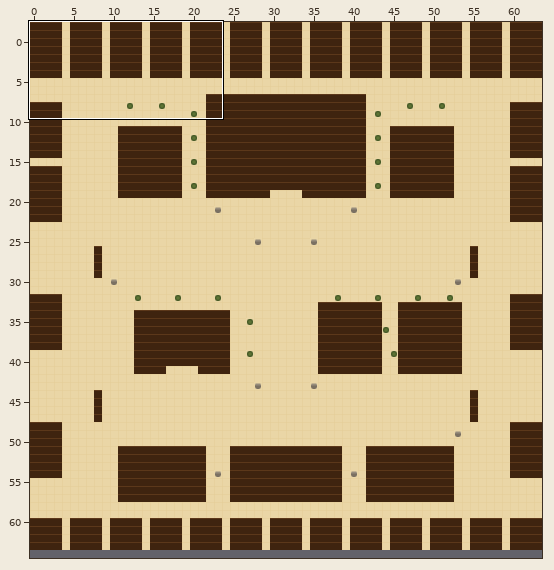
Two versions of a level (Tiled map (JSON), maps/city.tmj). Above: a wide view before the commit, with the close-up outlined.
Close-up. As it was:
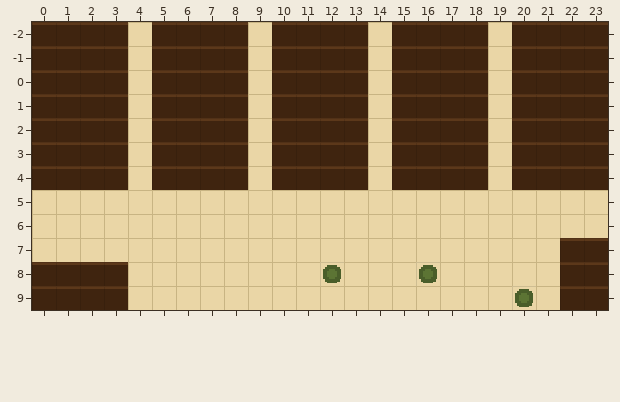
Cells are 16x16 px. Shown: x 0..23, y -2..9. The commit also changed other parts of the map, which this record leaves out. The old version is drawn lined up with the new one.
The result:
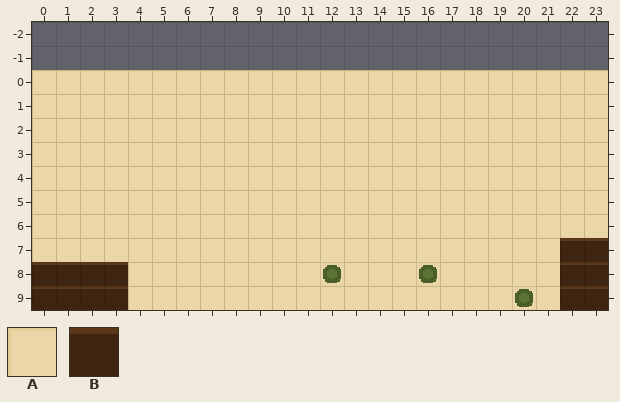
Key: from "draft": A 0, B 1.
_ is an empty cell, . an unchanged one.
Changes in this commit:
map size 64x66 -> 64x65 cells (old content now starts at 0,-2; both pictures use the new coordinates)
--- layer "ground"
@@ x 0..23 @@
--2 BBBBABBBBABBBBABBBBABBBB
--1 BBBBABBBBABBBBABBBBABBBB
- 0 BBBB.BBBB.BBBB.BBBB.BBBB
- 1 BBBB.BBBB.BBBB.BBBB.BBBB
- 2 BBBB.BBBB.BBBB.BBBB.BBBB
- 3 BBBB.BBBB.BBBB.BBBB.BBBB
- 4 BBBB.BBBB.BBBB.BBBB.BBBB
+-2 ________________________
+-1 ________________________
+ 0 AAAA.AAAA.AAAA.AAAA.AAAA
+ 1 AAAA.AAAA.AAAA.AAAA.AAAA
+ 2 AAAA.AAAA.AAAA.AAAA.AAAA
+ 3 AAAA.AAAA.AAAA.AAAA.AAAA
+ 4 AAAA.AAAA.AAAA.AAAA.AAAA
Boxes around the changes in both close-ups, in picture pixels (x1, y1, x2, y2):
changed: (32, 22, 608, 190)
